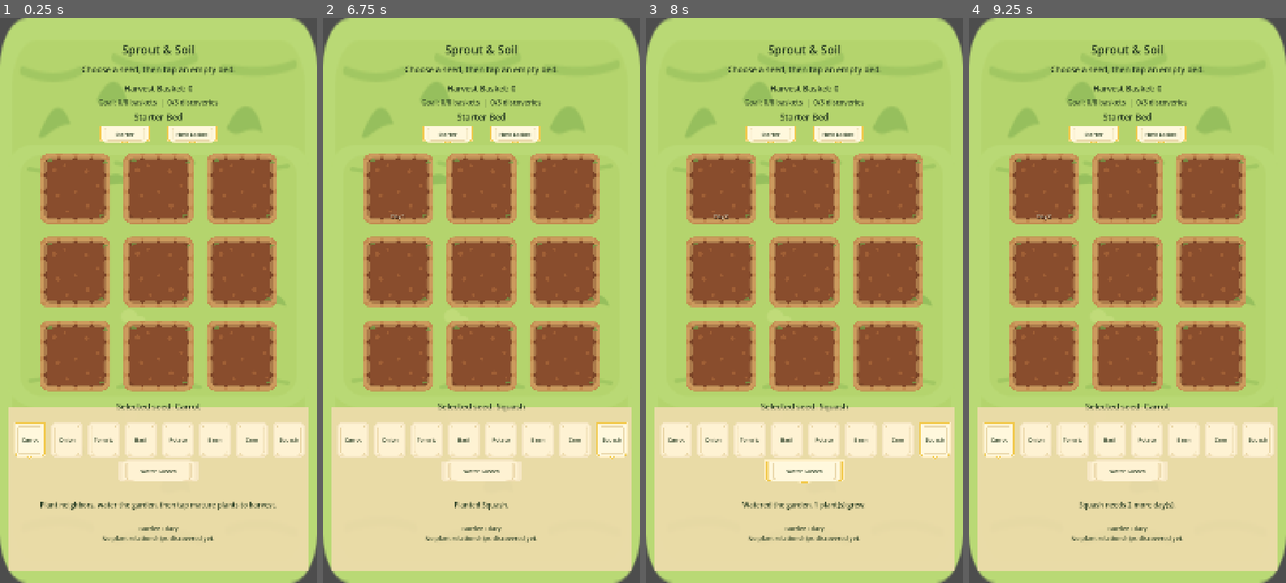
Above: before the commit, frames 1-4 (left to right).
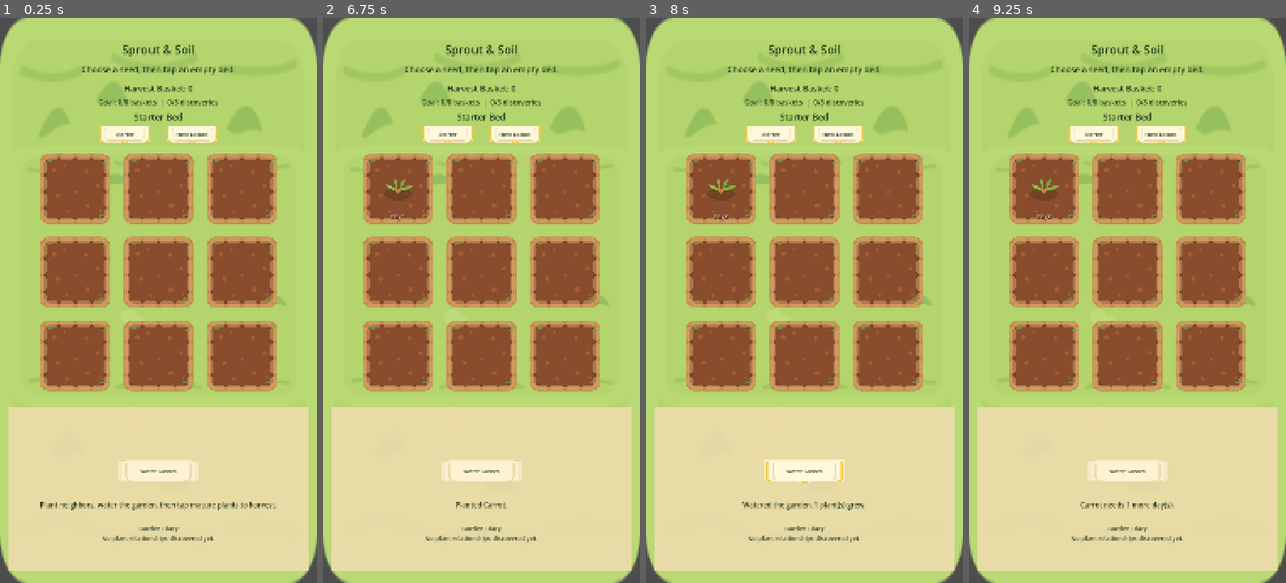
Above: after the commit, the same moments.

Repository: Angelo223/sprout-and-soil
Game: Godot game, scene res://MainScene.tscn
Same seed, same stepped clock (60 frames per second), same inputs: the game is played once before the commit and once after it.
Inputs (mouse positions are in pixels of both pictures, inside the frame that each line leads up to):
- Up to frame 1 (0.25 s): no input
- Up to frame 2 (6.75 s): click (389, 441) at 0.5 s, where only the run before the commit has a clickable "Onion"; click (351, 441) at 1.25 s, where only the run before the commit has a clickable "Carrot"; click (427, 441) at 2 s, where only the run before the commit has a clickable "Tomato"; click (462, 441) at 2.75 s, where only the run before the commit has a clickable "Basil"; click (500, 441) at 3.5 s, where only the run before the commit has a clickable "Potato"; click (538, 441) at 4.25 s, where only the run before the commit has a clickable "Bean"; click (573, 441) at 5 s, where only the run before the commit has a clickable "Corn"; click (611, 441) at 5.75 s, where only the run before the commit has a clickable "Squash"; click (399, 187) at 6.52 s
- Up to frame 3 (8 s): click "Water Garden" at 7.25 s
- Up to frame 4 (9.25 s): click (1045, 187) at 8.02 s; click (997, 441) at 8.75 s, where only the run before the commit has a clickable "Carrot"

The runs differ from the first frame. In frame 1, 4.9% of the frame differs, in the area x 4-97%, y 68-79%; in frame 2, 5.2%; in frame 3, 5.0%; in frame 4, 5.3%, in the area x 4-97%, y 28-88%.
Error after the commit: Invalid type in function 'setup' in base 'Control (SeedBar)'. The array of argument 1 (Array) does not have the same element type as the expected typed array a…

Commit message:
Use SeedBar and GardenStatusPanel components in main scene

Diff:
--- a/scripts/main_scene.gd
+++ b/scripts/main_scene.gd
@@ -2,8 +2,6 @@
 
 const AVAILABLE_SEEDS := ["carrot", "onion", "tomato", "basil", "potato", "bean", "corn", "squash"]
 const TEXT_COLOR := Color(0.16, 0.24, 0.14)
-const BUTTON_COLOR := Color(0.26, 0.39, 0.29)
-const BUTTON_SELECTED_COLOR := Color(0.82, 0.73, 0.45)
 const TARGET_HARVEST := 8
 const TARGET_DISCOVERIES := 3
 const GRASS_TEXTURE_PATH := "res://assets/tiles/ground/tile_grass_base.svg"
@@ -11,18 +9,15 @@
 const SEED_SLOT_SELECTED_TEXTURE_PATH := "res://assets/ui/seed_bar/ui_seed_slot_selected.svg"
 
 var garden_grid: GardenGrid
+var seed_bar: SeedBar
+var status_panel: GardenStatusPanel
 var selected_seed_id := "carrot"
-var seed_buttons: Dictionary = {}
-var selected_seed_label: Label
 var harvest_label: Label
 var goal_label: Label
 var bed_label: Label
 var starter_bed_button: Button
 var herb_bed_button: Button
-var discovery_label: Label
-var diary_label: Label
 var water_button: Button
-var diary_entries: Array[String] = []
 var total_harvest := 0
 var starter_goal_completed := false
 var herb_bed_unlocked := false
@@ -39,8 +34,6 @@
 	_create_seed_bar()
 	_create_care_button()
 	_create_status_panel()
-	_create_diary_panel()
-	_update_seed_selection_ui()
 	_update_goal_label()
 
 func _create_background() -> void:
@@ -142,7 +135,7 @@
 	starter_bed_button.text = "Starter"
 	starter_bed_button.position = Vector2(330, 365)
 	starter_bed_button.size = Vector2(190, 60)
-	_apply_seed_button_theme(starter_bed_button)
+	_apply_button_theme(starter_bed_button)
 	starter_bed_button.pressed.connect(_on_starter_bed_pressed)
 	add_child(starter_bed_button)
 
@@ -151,38 +144,18 @@
 	herb_bed_button.text = "Herb Locked"
 	herb_bed_button.position = Vector2(560, 365)
 	herb_bed_button.size = Vector2(190, 60)
-	_apply_seed_button_theme(herb_bed_button)
+	_apply_button_theme(herb_bed_button)
 	herb_bed_button.disabled = true
 	herb_bed_button.pressed.connect(_on_herb_bed_pressed)
 	add_child(herb_bed_button)
 
 func _create_seed_bar() -> void:
-	selected_seed_label = Label.new()
-	selected_seed_label.name = "SelectedSeedLabel"
-	selected_seed_label.position = Vector2(0, 1300)
-	selected_seed_label.size = Vector2(1080, 50)
-	selected_seed_label.horizontal_alignment = HORIZONTAL_ALIGNMENT_CENTER
-	selected_seed_label.add_theme_color_override("font_color", TEXT_COLOR)
-	selected_seed_label.add_theme_font_size_override("font_size", 28)
-	add_child(selected_seed_label)
-
-	var seed_bar := HBoxContainer.new()
+	seed_bar = SeedBar.new()
 	seed_bar.name = "SeedBar"
-	seed_bar.position = Vector2(44, 1370)
-	seed_bar.size = Vector2(992, 128)
-	seed_bar.alignment = BoxContainer.ALIGNMENT_CENTER
-	seed_bar.add_theme_constant_override("separation", 10)
+	seed_bar.position = Vector2(0, 1300)
+	seed_bar.setup(AVAILABLE_SEEDS, selected_seed_id)
+	seed_bar.seed_selected.connect(_on_seed_selected)
 	add_child(seed_bar)
-
-	for seed_id in AVAILABLE_SEEDS:
-		var button := Button.new()
-		button.name = "%sSeedButton" % seed_id.capitalize()
-		button.text = PlantData.get_display_name(seed_id)
-		button.custom_minimum_size = Vector2(116, 118)
-		_apply_seed_button_theme(button)
-		button.pressed.connect(_on_seed_button_pressed.bind(seed_id))
-		seed_bar.add_child(button)
-		seed_buttons[seed_id] = button
 
 func _create_care_button() -> void:
 	water_button = Button.new()
@@ -190,37 +163,18 @@
 	water_button.text = "Water Garden"
 	water_button.position = Vector2(390, 1500)
 	water_button.size = Vector2(300, 80)
-	_apply_seed_button_theme(water_button)
+	_apply_button_theme(water_button)
 	water_button.pressed.connect(_on_water_button_pressed)
 	add_child(water_button)
 
 func _create_status_panel() -> void:
-	discovery_label = Label.new()
-	discovery_label.name = "StatusLabel"
-	discovery_label.text = "Plant neighbors, water the garden, then tap mature plants to harvest."
-	discovery_label.position = Vector2(110, 1600)
-	discovery_label.size = Vector2(860, 110)
-	discovery_label.horizontal_alignment = HORIZONTAL_ALIGNMENT_CENTER
-	discovery_label.vertical_alignment = VERTICAL_ALIGNMENT_CENTER
-	discovery_label.autowrap_mode = TextServer.AUTOWRAP_WORD_SMART
-	discovery_label.add_theme_color_override("font_color", TEXT_COLOR)
-	discovery_label.add_theme_font_size_override("font_size", 24)
-	add_child(discovery_label)
-
-func _create_diary_panel() -> void:
-	diary_label = Label.new()
-	diary_label.name = "DiaryLabel"
-	diary_label.text = "Garden Diary\nNo plant relationships discovered yet."
-	diary_label.position = Vector2(110, 1720)
-	diary_label.size = Vector2(860, 165)
-	diary_label.horizontal_alignment = HORIZONTAL_ALIGNMENT_CENTER
-	diary_label.vertical_alignment = VERTICAL_ALIGNMENT_TOP
-	diary_label.autowrap_mode = TextServer.AUTOWRAP_WORD_SMART
-	diary_label.add_theme_color_override("font_color", TEXT_COLOR)
-	diary_label.add_theme_font_size_override("font_size", 21)
-	add_child(diary_label)
-
-func _apply_seed_button_theme(button: Button) -> void:
+	status_panel = GardenStatusPanel.new()
+	status_panel.name = "GardenStatusPanel"
+	status_panel.position = Vector2(0, 1600)
+	status_panel.setup()
+	add_child(status_panel)
+
+func _apply_button_theme(button: Button) -> void:
 	var normal_style := StyleBoxTexture.new()
 	normal_style.texture = load(SEED_SLOT_TEXTURE_PATH)
 	normal_style.content_margin_left = 14
@@ -252,17 +206,9 @@
 	button.add_theme_color_override("font_disabled_color", TEXT_COLOR)
 	button.add_theme_font_size_override("font_size", 18)
 
-func _on_seed_button_pressed(seed_id: String) -> void:
+func _on_seed_selected(seed_id: String) -> void:
 	selected_seed_id = seed_id
 	garden_grid.set_selected_seed(selected_seed_id)
-	_update_seed_selection_ui()
-
-func _update_seed_selection_ui() -> void:
-	selected_seed_label.text = "Selected seed: %s" % PlantData.get_display_name(selected_seed_id)
-
-	for seed_id in seed_buttons.keys():
-		var button: Button = seed_buttons[seed_id]
-		button.disabled = seed_id == selected_seed_id
 
 func _on_water_button_pressed() -> void:
 	garden_grid.water_all()
@@ -272,24 +218,18 @@
 
 func _on_herb_bed_pressed() -> void:
 	if not herb_bed_unlocked:
-		discovery_label.text = "Complete the Starter Bed goal to unlock the Herb Bed."
+		status_panel.show_message("Complete the Starter Bed goal to unlock the Herb Bed.")
 		return
 
 	garden_grid.switch_bed("herb_bed")
 
 func _on_relationship_discovered(discovery: Dictionary) -> void:
-	var first_name := PlantData.get_display_name(discovery.get("first_plant_id", ""))
-	var second_name := PlantData.get_display_name(discovery.get("second_plant_id", ""))
-	var type_label := PlantRelationshipData.get_type_label(discovery.get("type", PlantRelationshipData.TYPE_NEUTRAL))
-	var title: String = discovery.get("title", "New discovery")
-	var short_reason: String = discovery.get("short_reason", discovery.get("explanation", ""))
-	discovery_label.text = "New discovery: %s + %s\n%s: %s" % [first_name, second_name, title, short_reason]
-	_add_diary_entry("%s: %s + %s" % [type_label, first_name, second_name])
+	status_panel.show_discovery(discovery)
 	_update_goal_label()
 	_check_starter_goal()
 
 func _on_garden_message(message: String) -> void:
-	discovery_label.text = message
+	status_panel.show_message(message)
 
 func _on_harvest_completed(harvest_result: Dictionary) -> void:
 	total_harvest += harvest_result.get("yield_amount", 0)
@@ -302,27 +242,11 @@
 	starter_bed_button.disabled = bed.bed_id == "starter_bed"
 	herb_bed_button.disabled = bed.bed_id == "herb_bed" or not herb_bed_unlocked
 
-func _add_diary_entry(entry: String) -> void:
-	if diary_entries.has(entry):
-		return
-
-	diary_entries.append(entry)
-	_update_diary_label()
-
-func _update_diary_label() -> void:
-	var diary_text := "Garden Diary (%s)" % diary_entries.size()
-	var start_index: int = max(diary_entries.size() - 4, 0)
-
-	for index in range(start_index, diary_entries.size()):
-		diary_text += "\n- %s" % diary_entries[index]
-
-	diary_label.text = diary_text
-
 func _update_goal_label() -> void:
 	goal_label.text = "Goal: %s/%s baskets  |  %s/%s discoveries" % [
 		min(total_harvest, TARGET_HARVEST),
 		TARGET_HARVEST,
-		min(diary_entries.size(), TARGET_DISCOVERIES),
+		min(status_panel.get_diary_entry_count() if status_panel != null else 0, TARGET_DISCOVERIES),
 		TARGET_DISCOVERIES
 	]
 
@@ -333,11 +257,11 @@
 	if total_harvest < TARGET_HARVEST:
 		return
 
-	if diary_entries.size() < TARGET_DISCOVERIES:
+	if status_panel == null or status_panel.get_diary_entry_count() < TARGET_DISCOVERIES:
 		return
 
 	starter_goal_completed = true
 	herb_bed_unlocked = true
 	herb_bed_button.text = "Herb Bed"
 	herb_bed_button.disabled = false
-	discovery_label.text = "Starter Bed complete!\nHerb Bed unlocked."
+	status_panel.show_message("Starter Bed complete!\nHerb Bed unlocked.")
